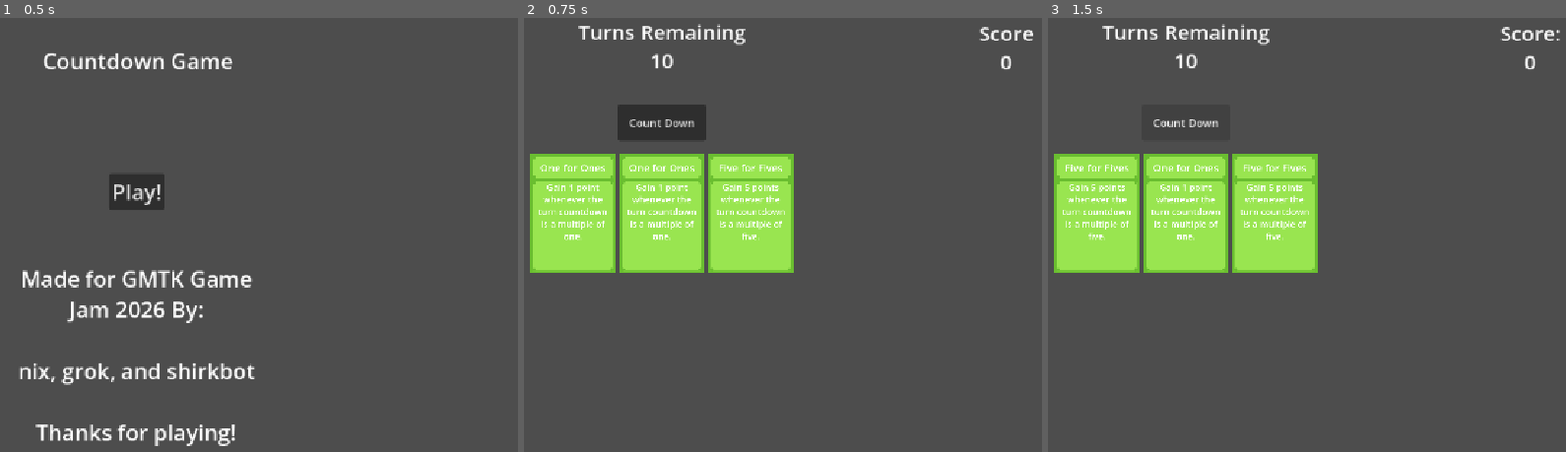
Above: before the commit, frames 1-3 (left to right).
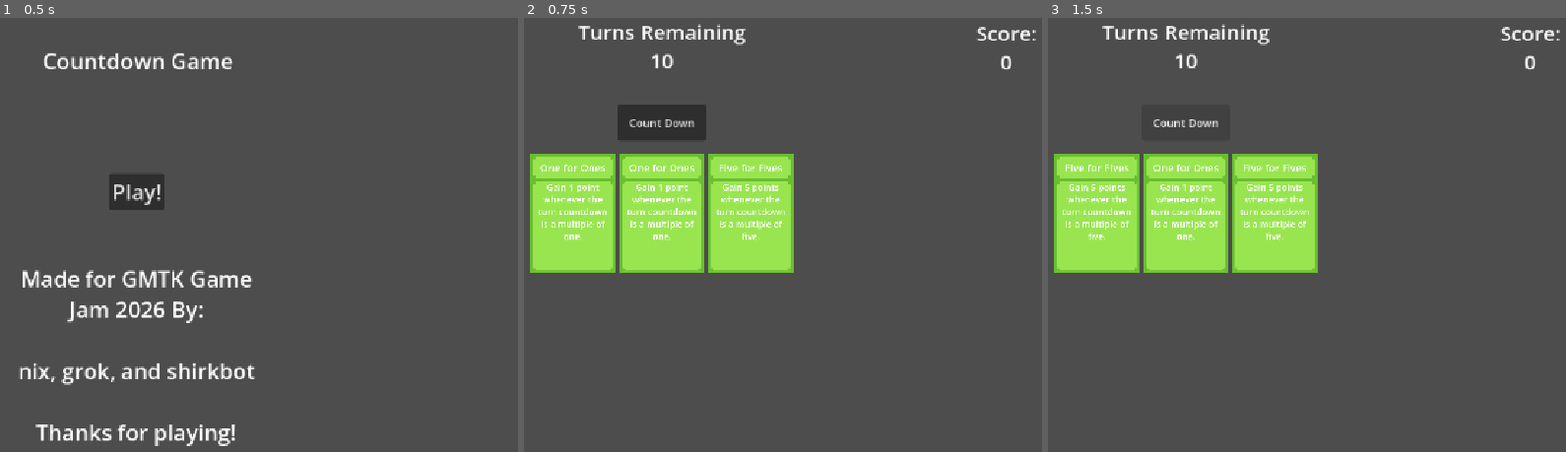
Above: after the commit, the same moments.

Repository: nixnull/gmtk-game-jam-2026-game
Game: Godot game, scene res://main_screen.tscn
The game is run twice, just before and just after one commit, with the same random seed, the same clock (stepped at 60 frames per second) and the same inputs.
Inputs:
- Up to frame 1 (0.5 s): no input
- Up to frame 2 (0.75 s): click "Play!" at 0.5 s
- Up to frame 3 (1.5 s): click "Count Down" at 1.25 s

Frame 1 is identical in both runs. In frame 2, 0.2% of the frame differs, in the area x 87-99%, y 2-6%; in frame 3, nothing differs.

Commit message:
oops I forgot to reset everything

Diff:
--- a/game_screen.gd
+++ b/game_screen.gd
@@ -32,8 +32,11 @@
 func start():
 	self.visible = true
 	score = 0
+	$Score.text = "Score:\n" + str(score)
 	$Bank.new_hand(3)
 	turns_left = 10
+	owned_cards = {}
+	$Inventory.display_inventory(owned_cards)
 	update_turns(0)
 
 func stop():
